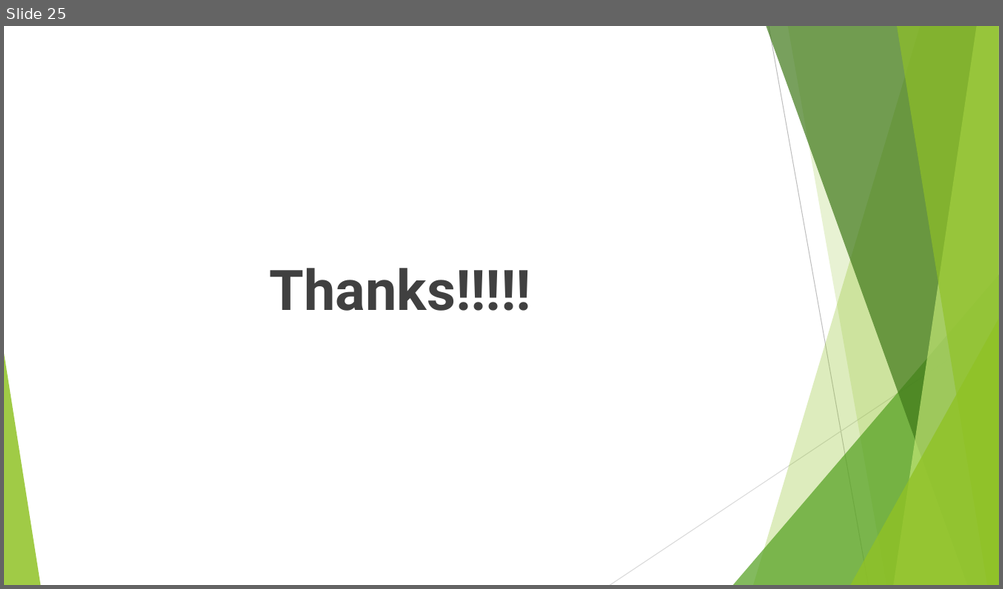
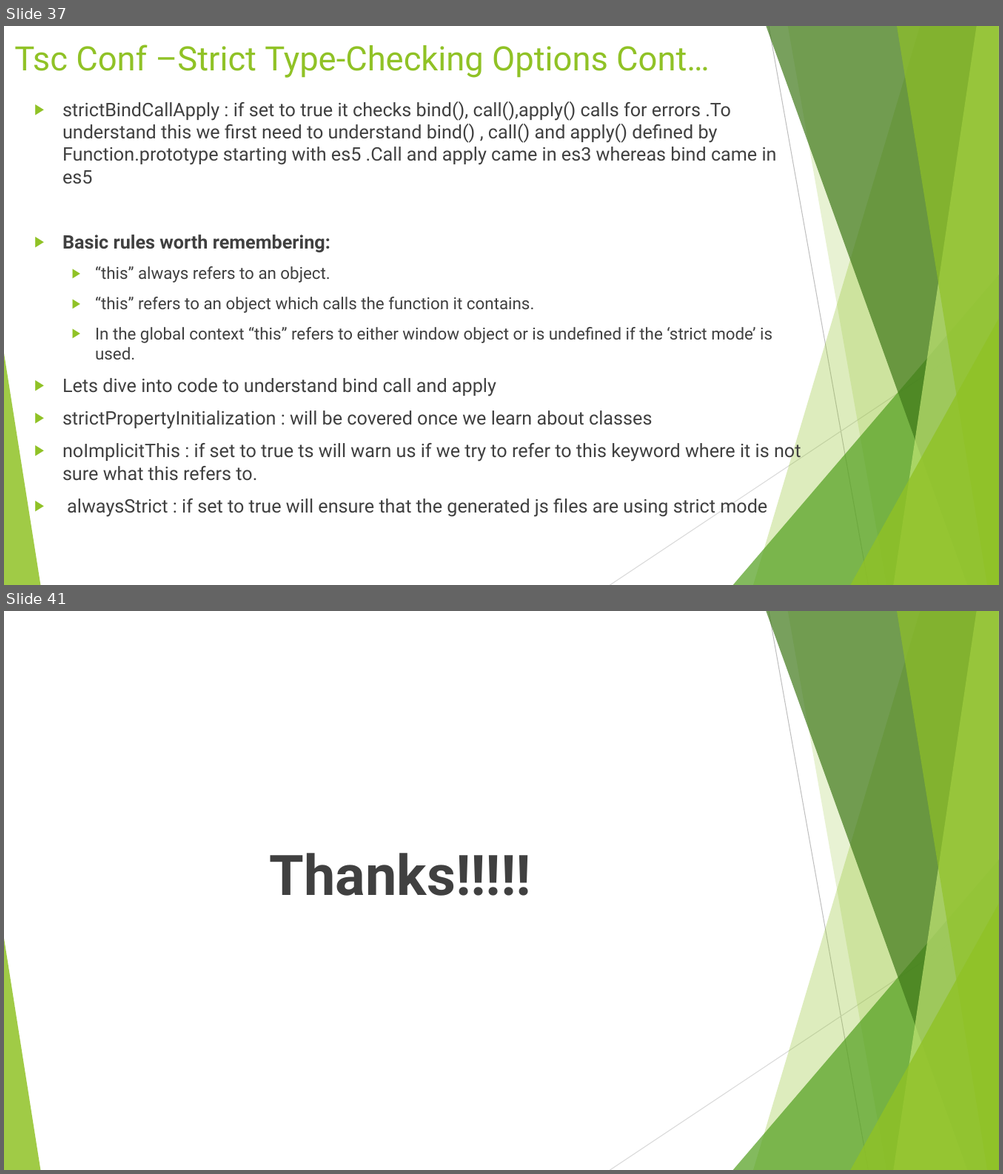
Before and after one commit to rudhrainfogain/TypeScript, a slide deck: PPT/TypeScriptv3.pptx. Shown one above the other, each under a label of ours: slide 25 before the commit, slides 37 and 41 after it; the slides between them are not shown. The pictures are 1003x589 and 1003x1174 pixels, drawn with LibreOffice and Linux fonts; fonts in the diff are those of the drawing. Boxes give left, top, right and bottom in pixels: in the first picture for what was removed or moved away, otherwise in the second. Text is boxed around its words. In the diff, an @@ line names an element or a change of style, - is before the commit and + after.

```diff
--- a/PPT/TypeScriptv3.pptx
+++ b/PPT/TypeScriptv3.pptx
@@ slide 37 added at (4,26,999,585), background #FFFFFF; not listed: 10 template elements that a slide beside it also shows @@
@@ title added at (14,44,709,78), 32.4 pt, text #90C226 @@
+Tsc Conf –Strict Type-Checking Options Cont…
@@ text added at (62,101,800,517), 18 pt, text #404040 @@
+▶ strictBindCallApply : if set to true it checks bind(), call(),apply() calls for errors .To understand this we first need to understand bind() , call() and apply() defined by Function.prototype starting with es5 .Call and apply came in es3 whereas bind came in es5
+▶ Basic rules worth remembering:
+  ▶ “this” always refers to an object.
+  ▶ “this” refers to an object which calls the function it contains.
+  ▶ In the global context “this” refers to either window object or is undefined if the ‘strict mode’ is used.
+▶ Lets dive into code to understand bind call and apply
+▶ strictPropertyInitialization : will be covered once we learn about classes
+▶ noImplicitThis : if set to true ts will warn us if we try to refer to this keyword where it is not sure what this refers to.
+▶ alwaysStrict : if set to true will ensure that the generated js files are using strict mode
@@ what was slide 25 is now slide 41 @@
```
Also in this commit, not shown: 1 slide changed, 15 other slides added, 15 other files.
